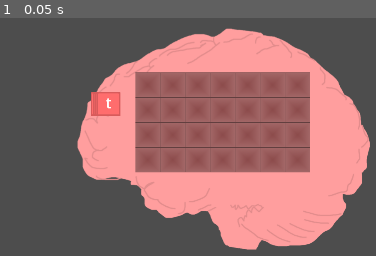
Above: before the commit, frame 1.
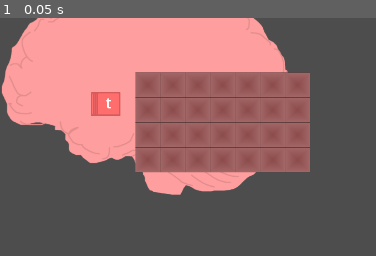
Above: after the commit, the same moment.

Repository: hulien22/ldjam54
Game: Godot game, scene res://scenes/test.tscn
Two runs of this game, one before a commit and one after it. Both use one fixed random seed, a clock stepped at 60 frames per second and the inputs below. This scene is started directly instead of the project's main scene.
Inputs:
- Up to frame 1 (0.05 s): no input

The runs differ from the first frame. In frame 1, 36% of the frame differs, in the area x 0-99%, y 0-98%.

Commit message:
recenter temp combat text boxes

Diff:
--- a/scenes/Brain.tscn
+++ b/scenes/Brain.tscn
@@ -7,5 +7,4 @@
 script = ExtResource("1_pcbub")
 
 [node name="Brain" type="Sprite2D" parent="."]
-position = Vector2(182, 132)
 texture = ExtResource("2_cwi72")
--- a/scenes/Tile.tscn
+++ b/scenes/Tile.tscn
@@ -16,6 +16,11 @@
 scale = Vector2(1.2, 1.2)
 texture = ExtResource("1_l5ifo")
 
+[node name="TileColl" type="CollisionShape2D" parent="Area2D"]
+position = Vector2(0, 5.28991e-06)
+scale = Vector2(1.2, 1.2)
+shape = SubResource("RectangleShape2D_0bbrv")
+
 [node name="TileText" type="RichTextLabel" parent="Area2D"]
 offset_left = -360.0
 offset_top = -360.0
@@ -29,16 +34,9 @@
 autowrap_mode = 0
 metadata/_edit_use_anchors_ = true
 
-[node name="TileColl" type="CollisionShape2D" parent="Area2D"]
-position = Vector2(-3.05176e-05, -3.05176e-05)
-scale = Vector2(1.2, 1.2)
-shape = SubResource("RectangleShape2D_0bbrv")
-
 [node name="Rect" type="ColorRect" parent="."]
 visible = false
 offset_left = -360.0
 offset_top = -360.0
 offset_right = 360.0
 offset_bottom = 360.0
-
-[connection signal="input_event" from="Area2D" to="." method="_on_area_2d_input_event"]
--- a/scenes/WordTile.tscn
+++ b/scenes/WordTile.tscn
@@ -1,18 +1,9 @@
-[gd_scene load_steps=4 format=3 uid="uid://sx2gqphom8wy"]
+[gd_scene load_steps=3 format=3 uid="uid://sx2gqphom8wy"]
 
 [ext_resource type="Script" path="res://scripts/WordTile.gd" id="1_87gpv"]
 [ext_resource type="PackedScene" uid="uid://ccosysn4u6uvt" path="res://scenes/Tile.tscn" id="3_af8my"]
-
-[sub_resource type="RectangleShape2D" id="RectangleShape2D_5ncpd"]
 
 [node name="WordTile" type="Node2D"]
 script = ExtResource("1_87gpv")
 word = "biggerest"
 tileScene = ExtResource("3_af8my")
-
-[node name="WordArea" type="Area2D" parent="."]
-visible = false
-
-[node name="WordColl" type="CollisionShape2D" parent="WordArea"]
-visible = false
-shape = SubResource("RectangleShape2D_5ncpd")
--- a/scenes/combat.tscn
+++ b/scenes/combat.tscn
@@ -38,6 +38,7 @@
 
 [node name="IntroBox" type="Node2D" parent="."]
 visible = false
+position = Vector2(382, 187)
 
 [node name="ColorRect" type="ColorRect" parent="IntroBox"]
 offset_left = 5.0
@@ -66,6 +67,7 @@
 
 [node name="PickSideBox" type="Node2D" parent="."]
 visible = false
+position = Vector2(382, 187)
 
 [node name="ColorRect" type="ColorRect" parent="PickSideBox"]
 offset_left = 5.0
@@ -102,6 +104,7 @@
 
 [node name="ConstructArgBox" type="Node2D" parent="."]
 visible = false
+position = Vector2(382, 187)
 
 [node name="ColorRect" type="ColorRect" parent="ConstructArgBox"]
 offset_left = 5.0
@@ -147,11 +150,11 @@
 text = "SUBMIT!"
 
 [node name="Brain" parent="ConstructArgBox" instance=ExtResource("4_kcjvg")]
-position = Vector2(556, 400)
-scale = Vector2(0.917034, 0.917034)
+position = Vector2(553.754, 397.598)
 
 [node name="JudgingBox" type="Node2D" parent="."]
 visible = false
+position = Vector2(382, 187)
 
 [node name="ColorRect" type="ColorRect" parent="JudgingBox"]
 offset_left = 5.0
@@ -179,6 +182,7 @@
 
 [node name="ResultsBox" type="Node2D" parent="."]
 visible = false
+position = Vector2(382, 187)
 
 [node name="ColorRect" type="ColorRect" parent="ResultsBox"]
 offset_left = 5.0
@@ -196,7 +200,8 @@
 horizontal_alignment = 1
 vertical_alignment = 1
 autowrap_mode = 3
-visible_ratio = -0.0909091
+visible_characters = 0
+visible_ratio = 0.0
 
 [node name="Score1" type="Label" parent="ResultsBox"]
 offset_left = 85.0
--- a/scripts/combat.gd
+++ b/scripts/combat.gd
@@ -128,7 +128,7 @@
 		push_error("Got null body in response.");
 	push_error("DONE")
 
-	# TODO special handling for "[5, The argument is unrelated to the prompt.]"
+	# TODO special handling for "[5, The argument is unrelated to the prompt.]", "[5, The argument does not address the prompt.]"
 
 func _return_to_map():
 	pass
Not shown: 1 places in scenes/Brain.tscn that only renumber resources
Not shown: 1 places in scenes/main.tscn that only renumber resources
